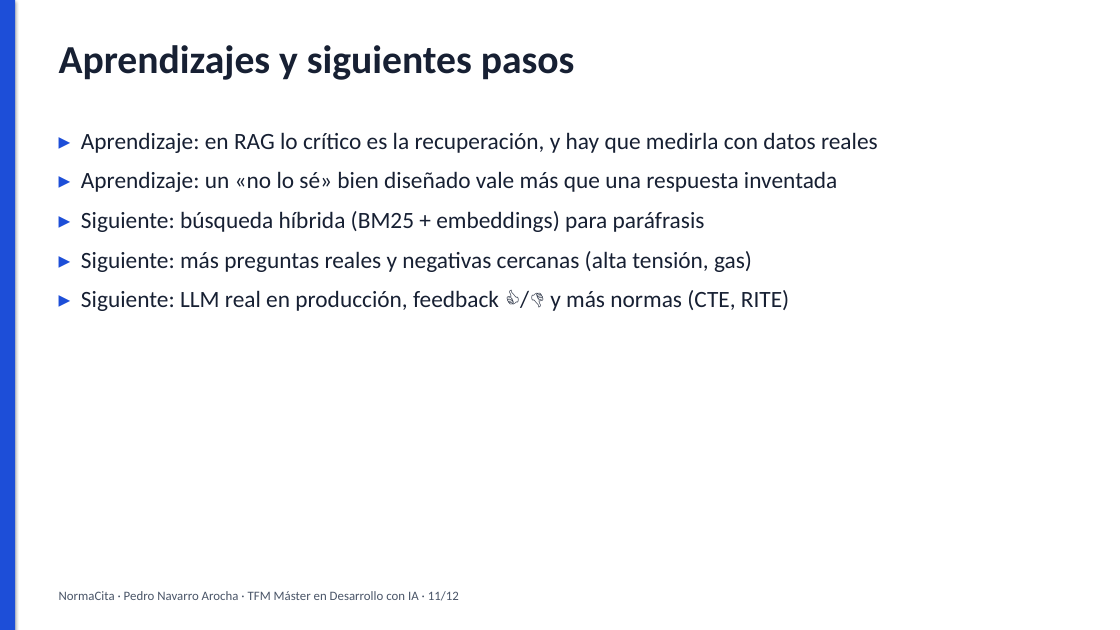
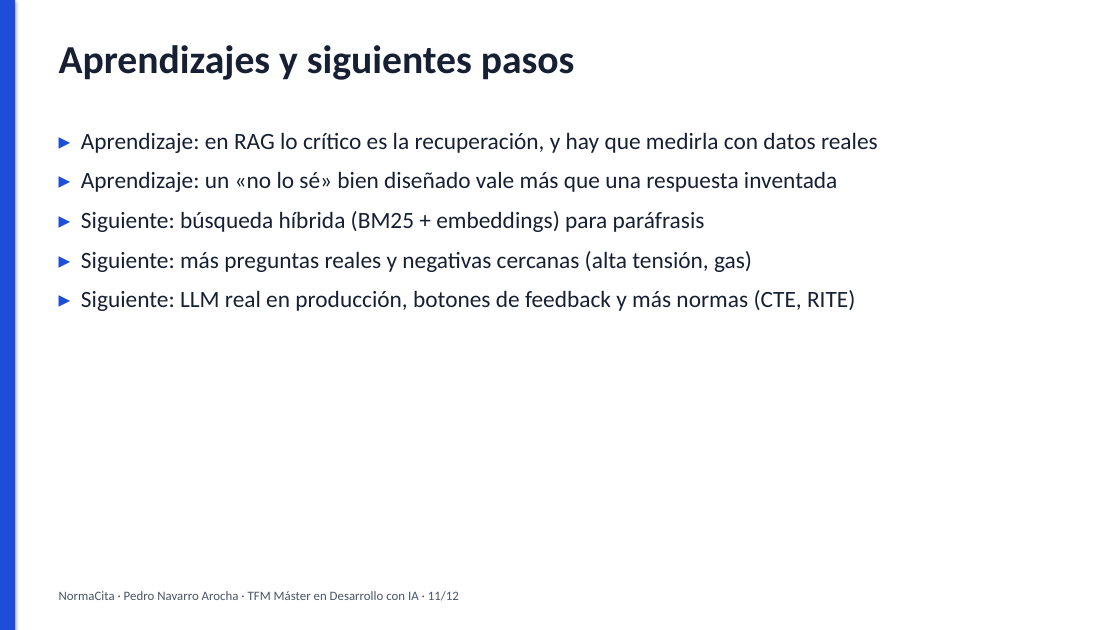
Before and after one commit to pedronavarro-labs/normacita, a slide deck: slide 11 of docs/presentacion/NormaCita-slides.pptx. Drawn at 1120x630 pixels with LibreOffice and Linux fonts; fonts in the diff are those of the drawing. Boxes give left, top, right and bottom in pixels: in the first picture for what was removed or moved away, otherwise in the second. Text is boxed around its words. In the diff, an @@ line names an element or a change of style, - is before the commit and + after.

```diff
--- a/docs/presentacion/NormaCita-slides.pptx
+++ b/docs/presentacion/NormaCita-slides.pptx
@@ text at bbox=[81, 290, 855, 311]: text changed @@
-▸ Siguiente: LLM real en producción, feedback 👍/👎 y más normas (CTE, RITE)
+▸ Siguiente: LLM real en producción, botones de feedback y más normas (CTE, RITE)
```
Also in this commit, not shown: 4 other slides changed, 4 other files.
